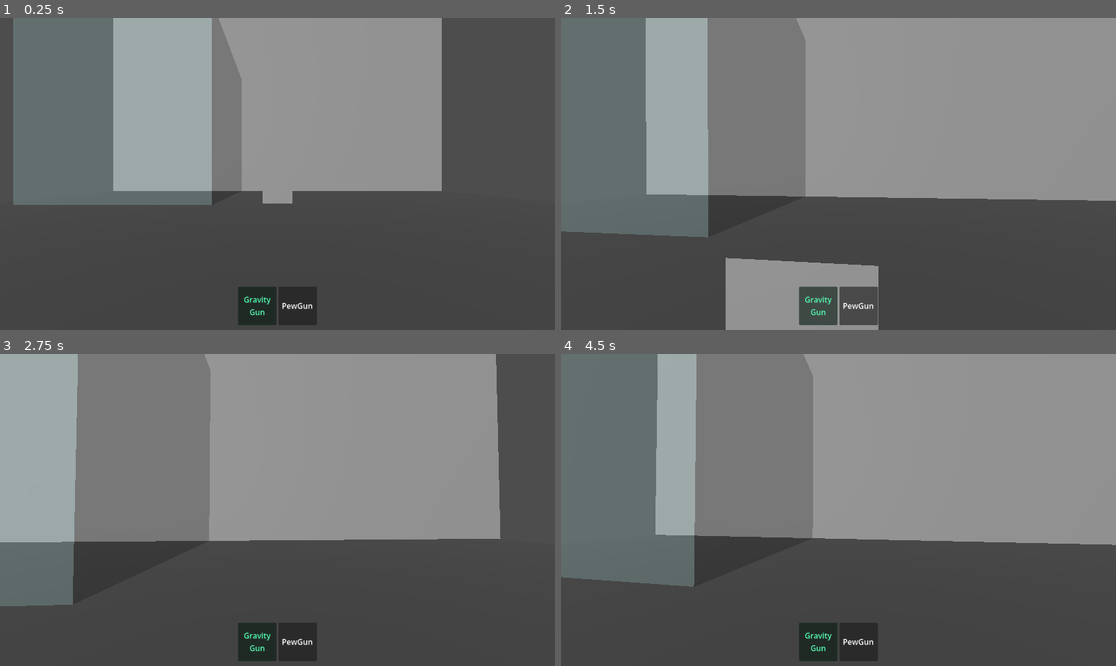
Above: before the commit, frames 1-4 (two rows, left to right).
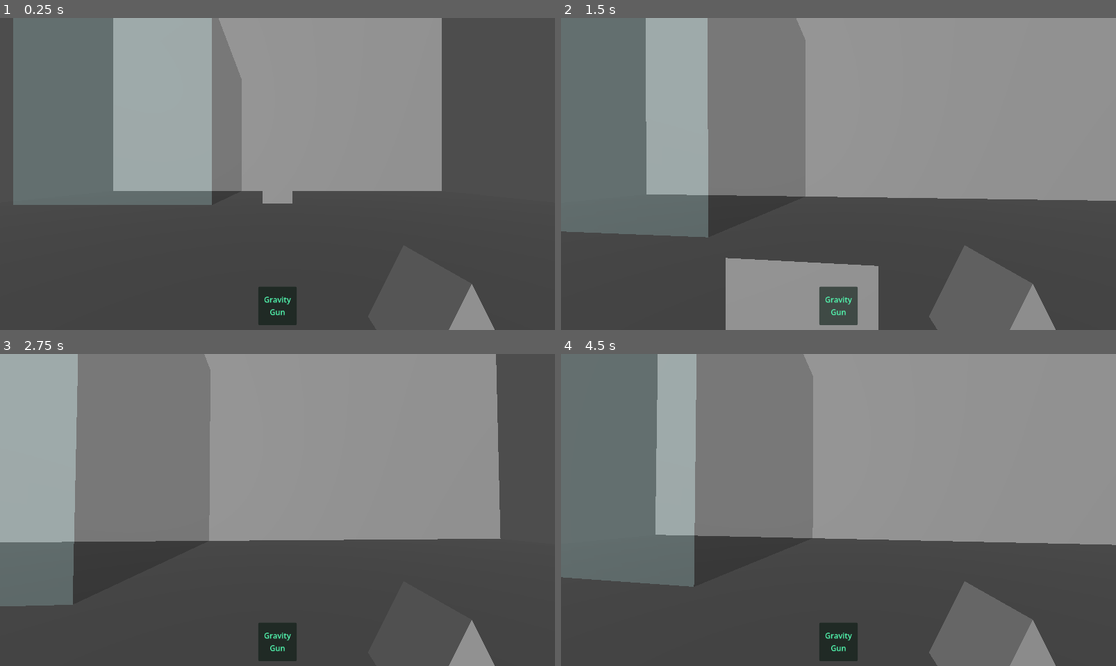
Above: after the commit, the same moments.

Repository: TheObtey/overhead-prototype
Game: Godot game, scene res://scenes/main/KorayTestRoom.tscn
The game is run twice, just before and just after one commit, with the same random seed, the same clock (stepped at 60 frames per second) and the same inputs.
Inputs (mouse positions are in pixels of both pictures, inside the frame that each line leads up to):
- Up to frame 1 (0.25 s): no input
- Up to frame 2 (1.5 s): move the mouse to (866, 174) at 0.52 s; hold W (move_forward) from 0.53 s (still down); click (866, 174) at 0.6 s; tap Space (jump) at 0.77 s; move the mouse to (810, 174) at 1.27 s; tap E (interact) at 1.35 s
- Up to frame 3 (2.75 s): keep holding W (move_forward); tap Space (jump) at 1.52 s; click (249, 510) at 1.55 s; move the mouse to (288, 503) at 2.02 s; click (288, 503) at 2.1 s
- Up to frame 4 (4.5 s): keep holding W (move_forward); tap Enter at 2.75 s; move the mouse to (832, 516) at 2.77 s; right-click (832, 516) at 2.85 s; tap Space (jump) at 3.02, 3.77 s; click (832, 516) at 3.05 s; move the mouse to (877, 513) at 3.52 s; click (877, 513) at 3.6 s; move the mouse to (794, 506) at 4.27 s; tap E (interact) at 4.35 s

The runs differ from the first frame. In frame 1, 1.7% of the frame differs, in the area x 42-90%, y 85-100%; in frame 2, 5.0%, in the area x 42-90%, y 72-100%; in frame 3, 1.7%; in frame 4, 4.9%.

Commit message:
[ADD] Viewmodel for weapons

Diff:
--- a/scenes/items/ItemBase.gd
+++ b/scenes/items/ItemBase.gd
@@ -2,9 +2,16 @@
 extends Node
 
 @export var sItemName: String = "Item"
+@export var oViewmodelScene: PackedScene
 
 func OnAdded(pPlayer: CharacterBody3D) -> void:
 	pass
 
 func OnRemoved(pPlayer: CharacterBody3D) -> void:
 	pass
+
+func GetItemName() -> String:
+	return sItemName
+
+func GetViewmodelScene() -> PackedScene:
+	return oViewmodelScene
--- a/scenes/items/TestGun.gd
+++ /dev/null
@@ -1,4 +0,0 @@
-extends EquippableItemBase
-
-func OnPrimaryAction() -> void:
-	print("PEW PEW")
--- a/scenes/items/TestGun.tscn
+++ /dev/null
@@ -1,7 +0,0 @@
-[gd_scene format=3 uid="uid://bgegkfgoul1vs"]
-
-[ext_resource type="Script" uid="uid://n6amkijmotg6" path="res://scenes/items/TestGun.gd" id="1_0vqok"]
-
-[node name="TestGun" type="Node" unique_id=2105307196]
-script = ExtResource("1_0vqok")
-sItemName = "PewGun"
--- /dev/null
+++ b/scenes/items/weapons/gravity_gun/GravityGun.tscn
@@ -0,0 +1,9 @@
+[gd_scene format=3 uid="uid://dmixk5axege2a"]
+
+[ext_resource type="Script" uid="uid://davninkqdupgj" path="res://scenes/items/weapons/gravity_gun/GravityGun.gd" id="1_lish2"]
+[ext_resource type="PackedScene" uid="uid://de7rma60ejbmo" path="res://scenes/items/weapons/gravity_gun/GravityGunViewmodel.tscn" id="2_oc5sf"]
+
+[node name="GravityGun" type="Node" unique_id=701555522]
+script = ExtResource("1_lish2")
+sItemName = "Gravity Gun"
+oViewmodelScene = ExtResource("2_oc5sf")
--- /dev/null
+++ b/scenes/items/weapons/gravity_gun/GravityGunViewmodel.tscn
@@ -0,0 +1,9 @@
+[gd_scene format=3 uid="uid://de7rma60ejbmo"]
+
+[sub_resource type="PrismMesh" id="PrismMesh_f36yp"]
+
+[node name="GravityGunViewmodel" type="Node3D" unique_id=621190983]
+
+[node name="MeshInstance3D" type="MeshInstance3D" parent="." unique_id=321255908]
+transform = Transform3D(0.27713907, 0, 0, 0, 0.27713907, 0, 0, 0, 0.27713907, 0, 0, 0)
+mesh = SubResource("PrismMesh_f36yp")
--- a/scenes/player/PlayerBase.gd
+++ b/scenes/player/PlayerBase.gd
@@ -9,6 +9,7 @@
 @onready var oInventoryComponent = $Components/InventoryComponent
 @onready var oEquipmentComponent = $Components/EquipmentComponent
 @onready var oHotbarUI = $HotbarUI
+@onready var oViewmodelRoot: Node3D = $CameraRoot/ViewmodelRoot
 
 @export var oStarterItemScene: PackedScene
 
@@ -24,22 +25,15 @@
 	oInteractComponent.Setup(self)
 	oInteractComponent.oEntityChanged.connect(_OnEntityChanged)
 	oInventoryComponent.Setup(self)
-	oEquipmentComponent.Setup(self)
+	oEquipmentComponent.Setup(self, oViewmodelRoot)
 
-	var oGravityGun = preload("res://scenes/items/GravityGun.gd").new()
+	var oGravityGun = preload("res://scenes/items/weapons/gravity_gun/GravityGun.tscn").instantiate()
 	add_child(oGravityGun)
 
 	oInventoryComponent.AddItem(oGravityGun)
 	oEquipmentComponent.EquipItem(oGravityGun)
 
 	oHotbarUI.Setup(self, oInventoryComponent, oEquipmentComponent)
-
-	if oStarterItemScene:
-		var oStarterItem = oStarterItemScene.instantiate()
-		add_child(oStarterItem)
-
-		oInventoryComponent.AddItem(oStarterItem)
-		#oEquipmentComponent.EquipItem(oStarterItem)
 
 func _unhandled_input(oEvent: InputEvent) -> void:
 	if oEvent.is_action_pressed("ui_cancel"):
--- a/scenes/player/PlayerBase.tscn
+++ b/scenes/player/PlayerBase.tscn
@@ -3,7 +3,6 @@
 [ext_resource type="Script" uid="uid://dm1y5xfqui0o8" path="res://scenes/player/PlayerBase.gd" id="1_r4mci"]
 [ext_resource type="Script" uid="uid://262rmjs558hc" path="res://scenes/player/components/MovementComponent.gd" id="2_01k7g"]
 [ext_resource type="Script" uid="uid://cbmlcgrxv1eo8" path="res://scenes/player/components/InteractComponent.gd" id="2_5e8hm"]
-[ext_resource type="PackedScene" uid="uid://bgegkfgoul1vs" path="res://scenes/items/TestGun.tscn" id="2_5525k"]
 [ext_resource type="Script" uid="uid://d0si14aljx0pv" path="res://scenes/player/components/InventoryComponent.gd" id="2_ab463"]
 [ext_resource type="Script" uid="uid://crt6tbji6aqyk" path="res://scenes/player/components/CameraComponent.gd" id="3_qeolr"]
 [ext_resource type="Script" uid="uid://d3f53tko8hfvb" path="res://scenes/player/components/EquipmentComponent.gd" id="6_5525k"]
@@ -17,7 +16,6 @@
 [node name="PlayerBase" type="CharacterBody3D" unique_id=632260283 groups=["Player"]]
 transform = Transform3D(1, 0, 0, 0, 1, 0, 0, 0, 1, 0, 1.1464987, 0)
 script = ExtResource("1_r4mci")
-oStarterItemScene = ExtResource("2_5525k")
 
 [node name="CollisionShape3D" type="CollisionShape3D" parent="." unique_id=323766239]
 shape = SubResource("CapsuleShape3D_qeolr")
@@ -26,6 +24,9 @@
 transform = Transform3D(1, 0, 0, 0, 1, 0, 0, 0, 1, 0, 0.54507685, 0)
 
 [node name="Camera3D" type="Camera3D" parent="CameraRoot" unique_id=539204420]
+
+[node name="ViewmodelRoot" type="Node3D" parent="CameraRoot" unique_id=1503638903]
+transform = Transform3D(1, 0, 0, 0, 1, 0, 0, 0, 1, 0.49021322, -0.41524744, -0.6513777)
 
 [node name="Components" type="Node" parent="." unique_id=877173999]
 script = ExtResource("2_ab463")
--- a/scenes/player/components/EquipmentComponent.gd
+++ b/scenes/player/components/EquipmentComponent.gd
@@ -4,9 +4,36 @@
 
 var pPlayer: CharacterBody3D
 var oCurrentItem: ItemBase
+var oViewmodelRoot: Node3D
+var oCurrentViewmodel: Node3D
 
-func Setup(pNewPlayer: CharacterBody3D) -> void:
+func Setup(pNewPlayer: CharacterBody3D, oNewViewmodelRoot: Node3D) -> void:
 	pPlayer = pNewPlayer
+	oViewmodelRoot = oNewViewmodelRoot
+
+func CreateViewmodel(oItem: Node) -> void:
+	if not oItem is ItemBase:
+		return
+
+	var oScene: PackedScene = oItem.GetViewmodelScene()
+
+	if not oScene:
+		return
+
+	var oInstance = oScene.instantiate()
+
+	if not oInstance is Node3D:
+		return
+
+	oViewmodelRoot.add_child(oInstance)
+	oCurrentViewmodel = oInstance
+
+func ClearViewmodel() -> void:
+	if not oCurrentViewmodel:
+		return
+
+	oCurrentViewmodel.queue_free()
+	oCurrentViewmodel = null
 
 func EquipItem(oItem: Node) -> void:
 	if not oItem:
@@ -15,8 +42,12 @@
 	if oCurrentItem:
 		oCurrentItem.OnUnequip()
 
+	ClearViewmodel()
+
 	oCurrentItem = oItem
 	oCurrentItem.OnEquip(pPlayer)
+
+	CreateViewmodel(oCurrentItem)
 
 	EquippedItemChanged.emit()
 
@@ -26,6 +57,8 @@
 
 	oCurrentItem.OnUnequip()
 	oCurrentItem = null
+
+	ClearViewmodel()
 
 	EquippedItemChanged.emit()
 
Not shown, removed: scenes/items/TestGun.gd.uid
Renamed: scenes/items/GravityGun.gd -> scenes/items/weapons/gravity_gun/GravityGun.gd
Renamed: scenes/items/GravityGun.gd.uid -> scenes/items/weapons/gravity_gun/GravityGun.gd.uid
